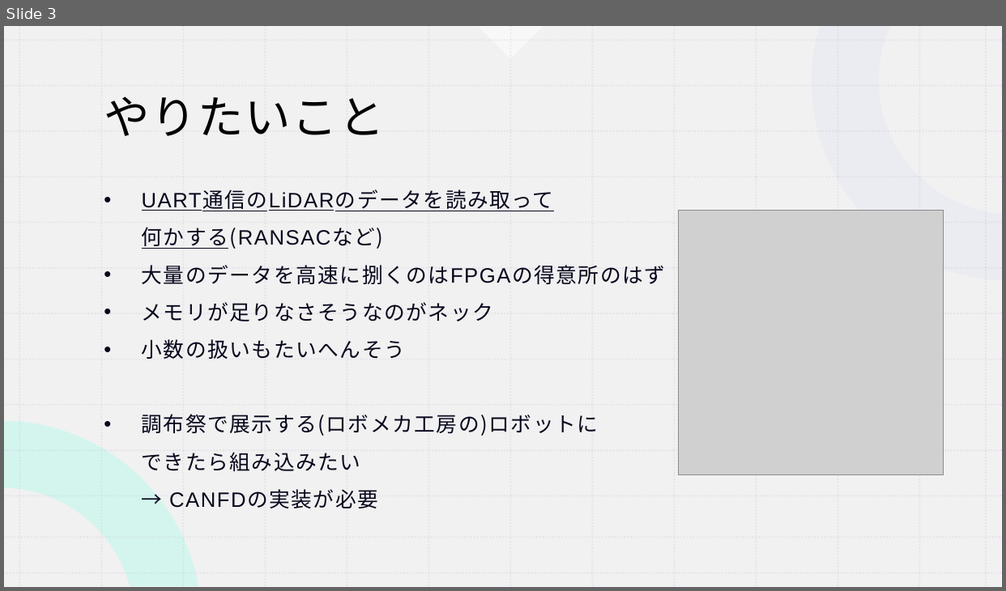
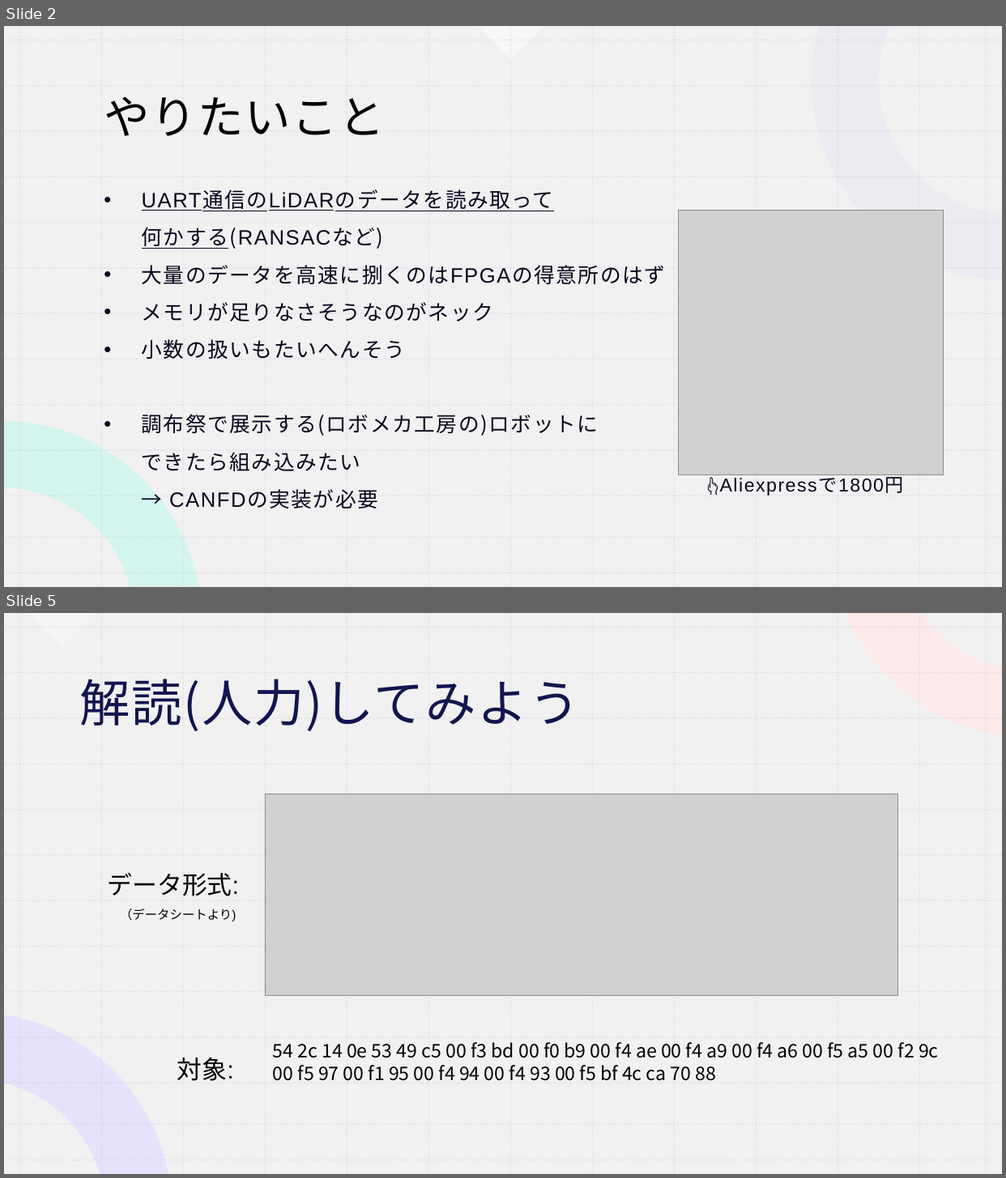
Before and after one commit to koki0517/KOBO_FPGA, a slide deck: 前期最終発表.pptx. Shown one above the other, each under a label of ours: slide 3 before the commit, slides 2 and 5 after it; the slides between them are not shown. The pictures are 1006x591 and 1006x1178 pixels, drawn with LibreOffice and Linux fonts; fonts in the diff are those of the drawing; grey boxes stand for pictures. Boxes give left, top, right and bottom in pixels: in the first picture for what was removed or moved away, otherwise in the second. Text is boxed around its words. In the diff, an @@ line names an element or a change of style, - is before the commit and + after.

```diff
--- a/前期最終発表.pptx
+++ b/前期最終発表.pptx
@@ slide 5 added at box(4, 613, 1002, 1174), background #FFFFFF; not listed: 28 template elements that a slide beside it also shows @@
@@ rectangle added at box(4, 613, 1002, 1174), fill #FFFFFF @@
@@ rectangle added at box(4, 613, 1002, 1174), fill #EEEEEE at 80% opacity @@
@@ right triangle added at box(29, 613, 95, 646), fill #FFFFFF at 30% opacity @@
@@ freeform shape added at box(658, 613, 1002, 748), fill #AAA1FE at 50% opacity @@
@@ freeform shape added at box(846, 613, 1002, 735), fill #FFE7E7 at 80% opacity @@
@@ title added at box(80, 679, 580, 731), 48.6 pt, text #12154E @@
+解読(人力)してみよう
@@ picture added at box(266, 794, 898, 995) @@
@@ text added at box(108, 873, 240, 922), 12 pt, text #000000 @@
+データ形式:
+（データシートより)
@@ freeform shape added at box(4, 1023, 232, 1174), fill #220BFD at 20% opacity @@
@@ freeform shape added at box(4, 1015, 168, 1174), fill #E3E0FF at 80% opacity @@
@@ text added at box(273, 1042, 939, 1081), 18 pt, text #000000 @@
+54 2c 14 0e 53 49 c5 00 f3 bd 00 f0 b9 00 f4 ae 00 f4 a9 00 f4 a6 00 f5 a5 00 f2 9c 00 f5 97 00 f1 95 00 f4 94 00 f4 93 00 f5 bf 4c ca 70 88
@@ text added at box(177, 1058, 234, 1081), 24 pt, text #000000 @@
+対象:
@@ group added at box(4, 613, 1002, 1174): 26 lines @@
@@ group added at box(4, 613, 1002, 1174): 26 lines @@
@@ group added at box(4, 613, 1002, 1174): 26 lines @@
@@ group added at box(4, 613, 1002, 1174): 26 lines @@
@@ what was slide 3 is now slide 2 @@
@@ slide 2 changed as well @@
@@ text added at box(707, 477, 904, 496), 18 pt, text #06071C @@
+👆Aliexpressで1800円
```
Also in this commit, not shown: 3 other slides changed, 1 other slide added, 1 other file.
